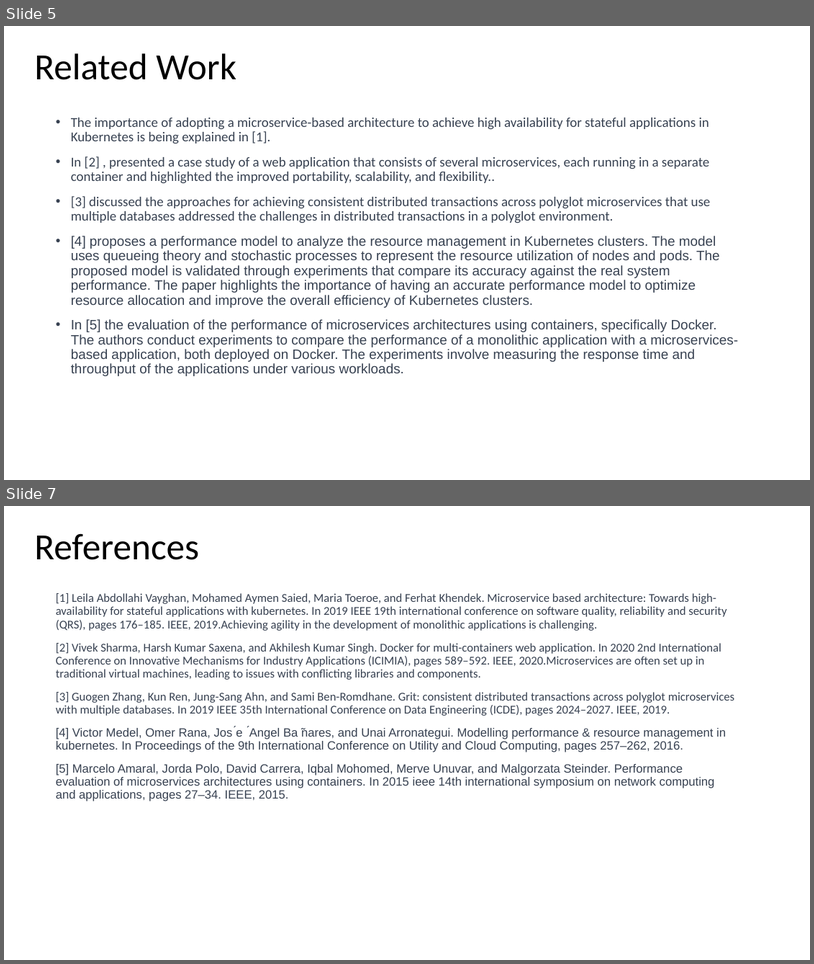
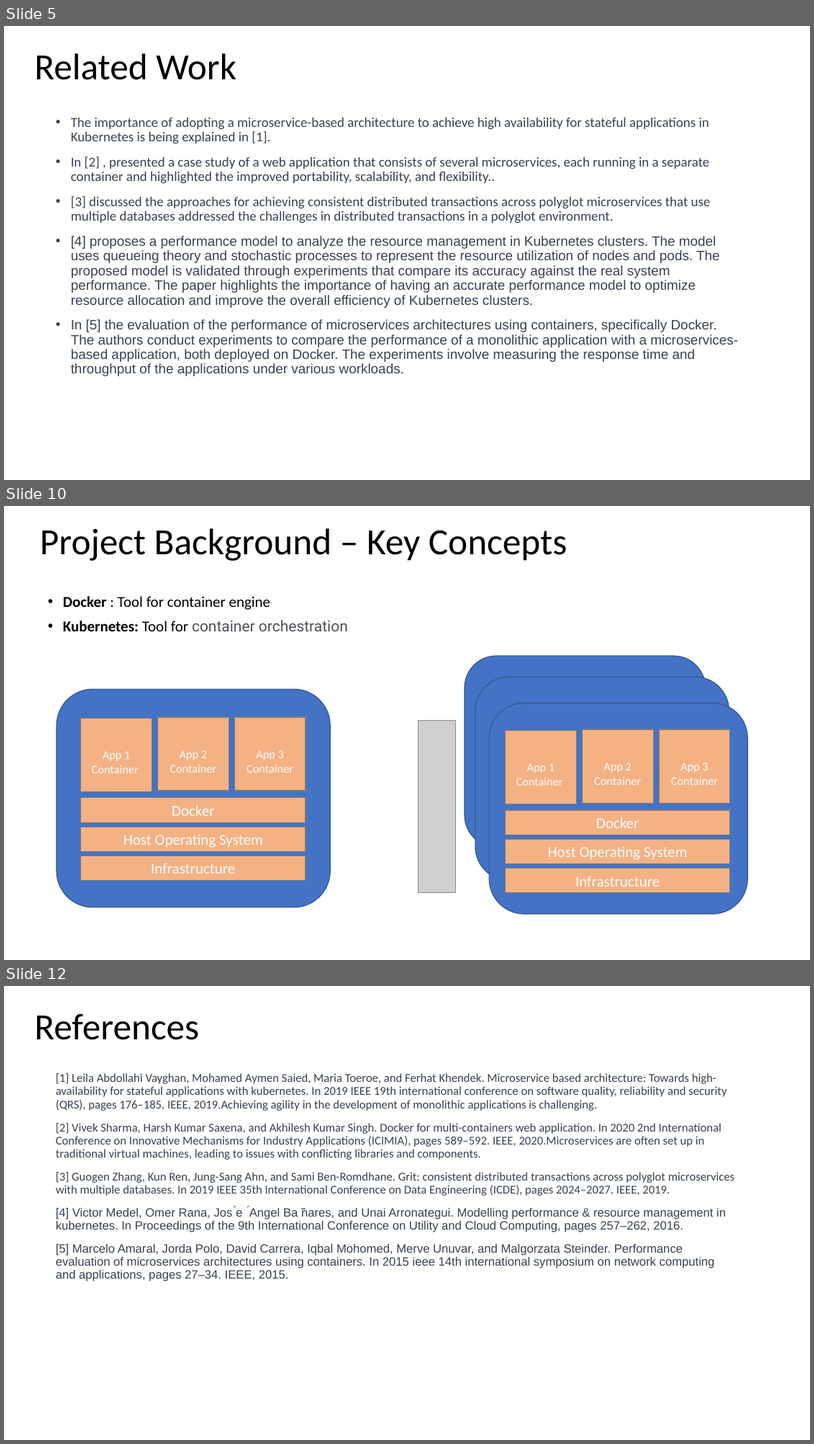
Before and after one commit to vyepuri/capstone-project-team5, a slide deck: Presentations/Presentation.pptx. Shown one above the other, each under a label of ours: slides 5 and 7 before the commit, slides 5, 10 and 12 after it; the slides between them are not shown. The pictures are 814x964 and 814x1444 pixels, drawn with LibreOffice and Linux fonts; fonts in the diff are those of the drawing; grey boxes stand for pictures. Boxes give left, top, right and bottom in pixels: in the first picture for what was removed or moved away, otherwise in the second. Text is boxed around its words. In the diff, an @@ line names an element or a change of style, - is before the commit and + after.

```diff
--- a/Presentations/Presentation.pptx
+++ b/Presentations/Presentation.pptx
@@ slide 10 added at box(4, 506, 810, 960), background #FFFFFF @@
@@ title added at box(40, 528, 568, 561), 44 pt, text #000000 @@
+Project Background – Key Concepts
@@ text added at box(63, 596, 348, 631), 18 pt, text #000000 @@
+• Docker : Tool for container engine
+• Kubernetes: Tool for container orchestration
@@ rounded rectangle added at box(465, 656, 706, 847), fill #4472C4, outline #325491 1 pt @@
@@ rounded rectangle added at box(476, 677, 730, 880), fill #4472C4, outline #325491 1 pt @@
@@ rounded rectangle added at box(57, 690, 331, 907), fill #4472C4, outline #325491 1 pt @@
@@ rectangle added at box(81, 718, 152, 792), fill #F4B183, outline #7A7A7A 1 pt, 14 pt, text #FFFFFF @@
+App 1
+Container
@@ rectangle added at box(157, 717, 229, 791), fill #F4B183, outline #7A7A7A 1 pt, 14 pt, text #FFFFFF @@
+App 2
+Container
@@ rectangle added at box(234, 717, 306, 791), fill #F4B183, outline #7A7A7A 1 pt, 14 pt, text #FFFFFF @@
+App 3
+Container
@@ picture added at box(419, 721, 455, 892) @@
@@ rounded rectangle added at box(490, 703, 748, 914), fill #4472C4, outline #325491 1 pt @@
@@ rectangle added at box(506, 731, 577, 804), fill #F4B183, outline #7A7A7A 1 pt, 14 pt, text #FFFFFF @@
+App 1
+Container
@@ rectangle added at box(582, 729, 653, 803), fill #F4B183, outline #7A7A7A 1 pt, 14 pt, text #FFFFFF @@
+App 2
+Container
@@ rectangle added at box(659, 729, 730, 803), fill #F4B183, outline #7A7A7A 1 pt, 14 pt, text #FFFFFF @@
+App 3
+Container
@@ rectangle added at box(81, 798, 306, 822), fill #F4B183, outline #7A7A7A 1 pt, 18 pt, text #FFFFFF @@
+Docker
@@ rectangle added at box(81, 826, 306, 852), fill #F4B183, outline #7A7A7A 1 pt, 18 pt, text #FFFFFF @@
+Host Operating System
@@ rectangle added at box(506, 810, 730, 834), fill #F4B183, outline #7A7A7A 1 pt, 18 pt, text #FFFFFF @@
+Docker
@@ rectangle added at box(506, 839, 730, 864), fill #F4B183, outline #7A7A7A 1 pt, 18 pt, text #FFFFFF @@
+Host Operating System
@@ rectangle added at box(81, 856, 306, 880), fill #F4B183, outline #7A7A7A 1 pt, 18 pt, text #FFFFFF @@
+Infrastructure
@@ rectangle added at box(506, 867, 730, 893), fill #F4B183, outline #7A7A7A 1 pt, 18 pt, text #FFFFFF @@
+Infrastructure
@@ what was slide 7 is now slide 12 @@
```
Also in this commit, not shown: 4 slides changed, 5 other slides added.
